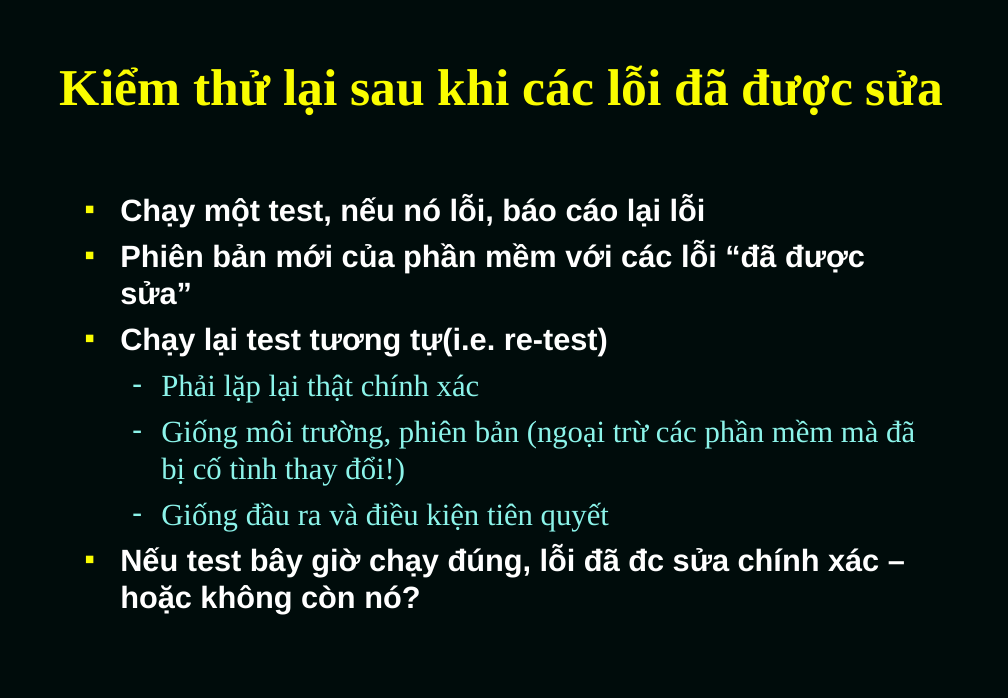
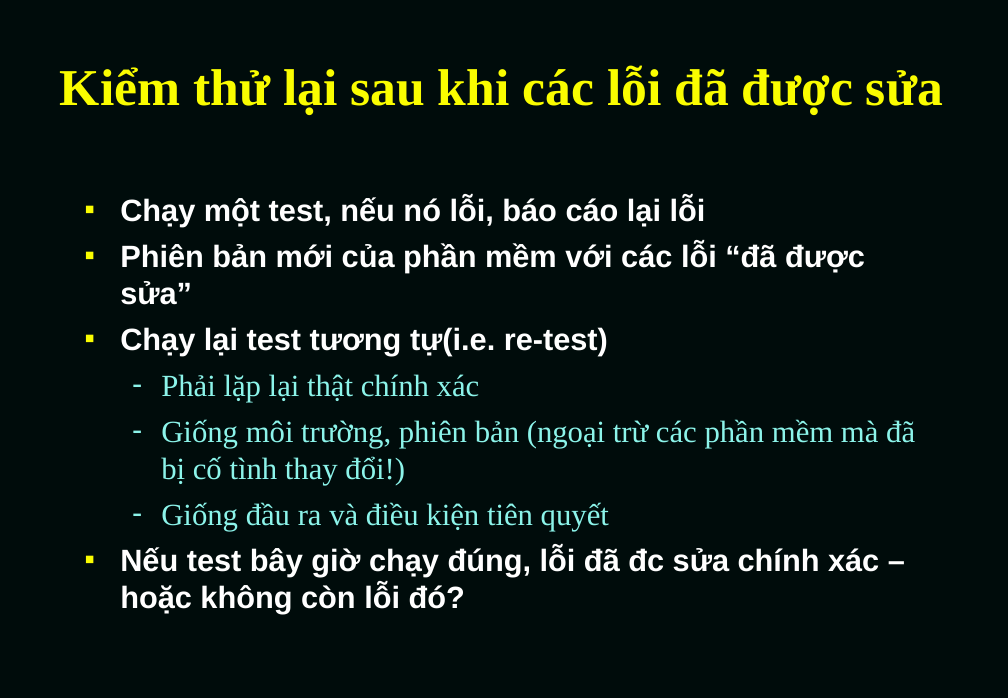
Before and after one commit to TesterRepo/kiemthu_Group1, a slide deck: slide 53 of ISTQBCH1-nhóm 1.ppt. Drawn at 1008x698 pixels with LibreOffice and Linux fonts; fonts in the diff are those of the drawing. Boxes give left, top, right and bottom in pixels: in the first picture for what was removed or moved away, otherwise in the second. Text is boxed around its words. In the diff, an @@ line names an element or a change of style, - is before the commit and + after.

```diff
--- a/ISTQBCH1-nhóm 1.ppt
+++ b/ISTQBCH1-nhóm 1.ppt
@@ text at [120,546,879,613]: text changed @@
-■ Nếu test bây giờ chạy đúng, lỗi đã đc sửa chính xác – hoặc không còn nó?
+■ Nếu test bây giờ chạy đúng, lỗi đã đc sửa chính xác – hoặc không còn lỗi đó?
```
Also in this commit, not shown: 24 other slides changed.
